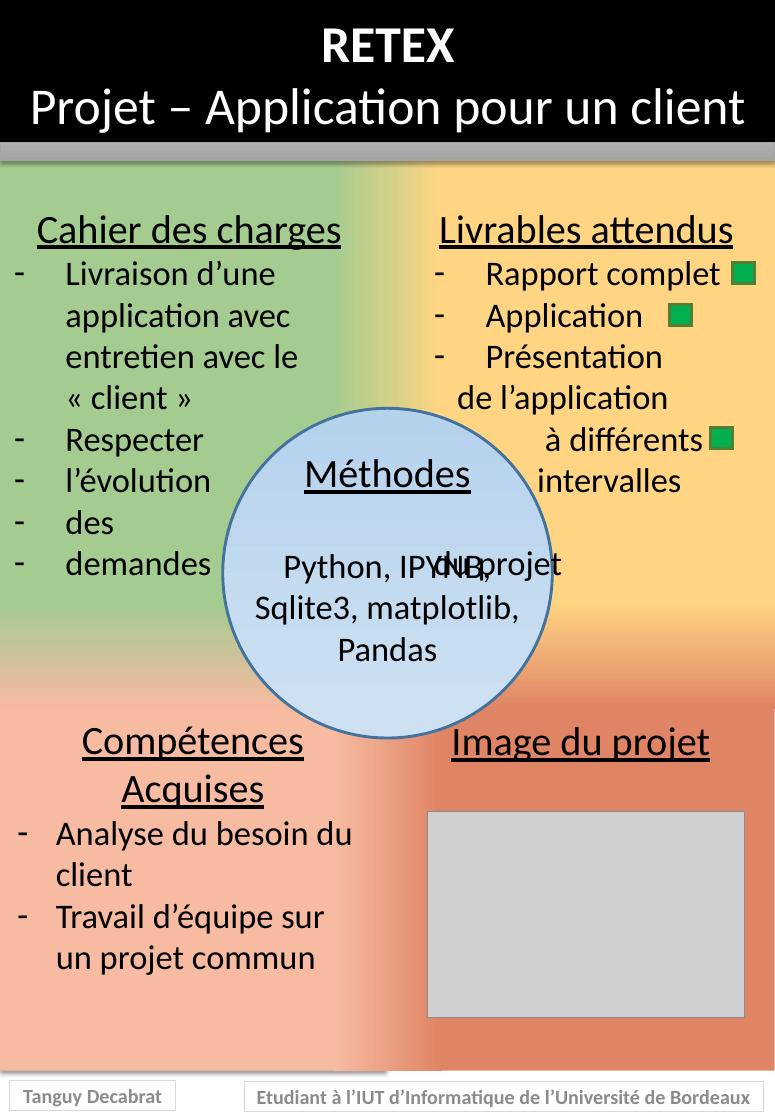
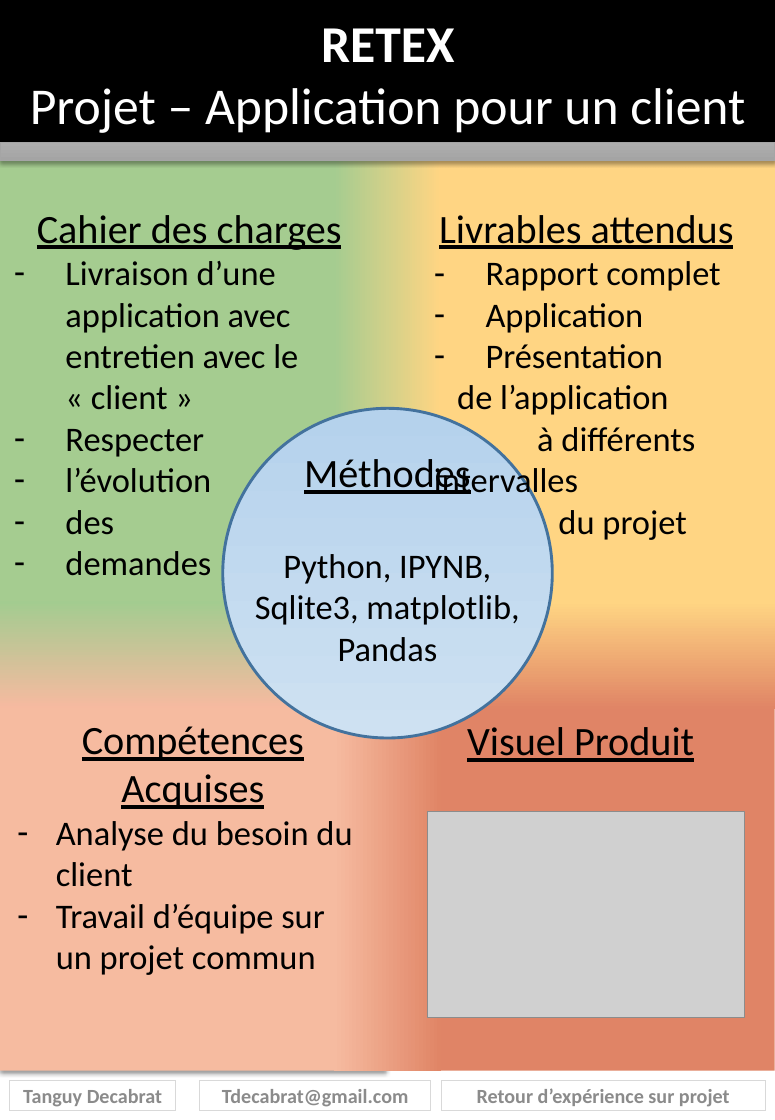
Before and after one commit to TDecabrat/TDecabrat.github.io, a slide deck: slide 10 of assets/Tanguy_Decabrat_S2C_RETEX_PONG.pptx. Drawn at 775x1120 pixels with LibreOffice and Linux fonts; fonts in the diff are those of the drawing; grey boxes stand for pictures. Boxes give left, top, right and bottom in pixels: in the first picture for what was removed or moved away, otherwise in the second. Text is boxed around its words. In the diff, an @@ line names an element or a change of style, - is before the commit and + after.

```diff
--- a/assets/Tanguy_Decabrat_S2C_RETEX_PONG.pptx
+++ b/assets/Tanguy_Decabrat_S2C_RETEX_PONG.pptx
@@ text "Livrables attendus" rewrapped from bbox=[434, 215, 734, 584] to bbox=[434, 215, 734, 540] @@
@@ rectangle removed at bbox=[733, 262, 754, 283] @@
@@ rectangle removed at bbox=[670, 305, 691, 326] @@
@@ rectangle removed at bbox=[711, 427, 733, 447] @@
@@ text at bbox=[467, 727, 694, 762]: text changed @@
-Image du projet
+Visuel Produit
@@ rectangle added at bbox=[199, 1080, 431, 1110], outline #D9D9D9 0 pt, 14 pt, text #8B8B8B, bold @@
+Tdecabrat@gmail.com
@@ rectangle removed at bbox=[244, 1081, 763, 1111] @@
-Etudiant à l’IUT d’Informatique de l’Université de Bordeaux
@@ rectangle added at bbox=[441, 1080, 766, 1110], outline #D9D9D9 0 pt, 14 pt, text #8B8B8B, bold @@
+Retour d’expérience sur projet
```
Also in this commit, not shown: 25 other slides changed, 2 slides added, 36 other files.
